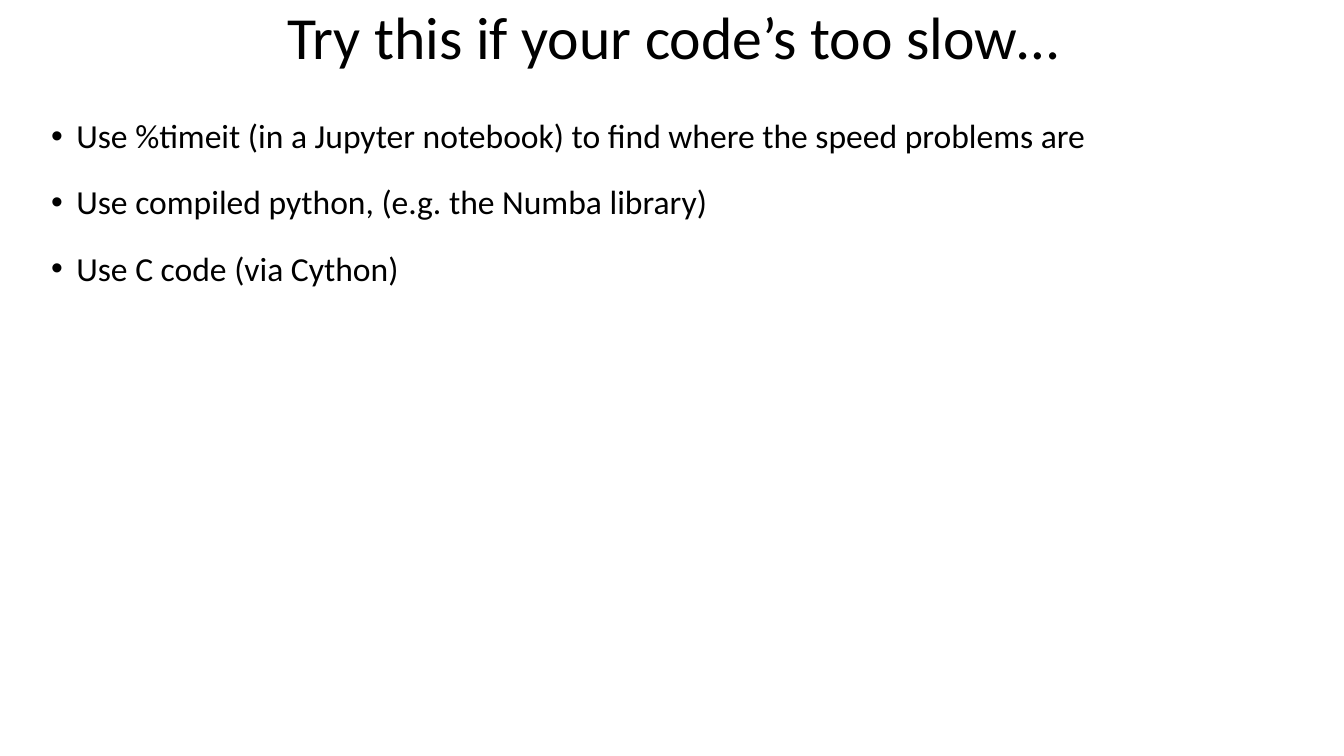
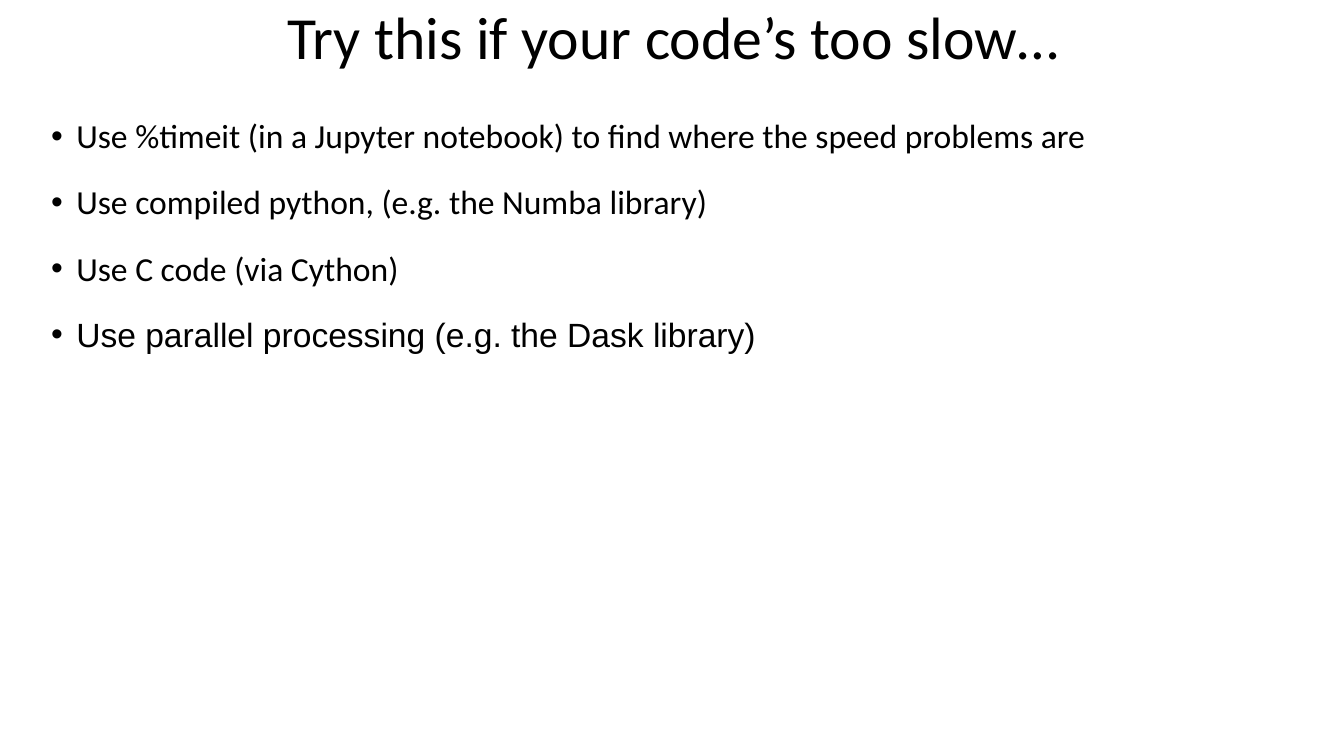
Before and after one commit to bodacea/datascienceforbeginners, a slide deck: slide 13 of Session 10 handling bigger data.pptx (slide 12 before the commit). Drawn at 1344x756 pixels with LibreOffice and Linux fonts; fonts in the diff are those of the drawing. Boxes give left, top, right and bottom in pixels: in the first picture for what was removed or moved away, otherwise in the second. Text is boxed around its words. In the diff, an @@ line names an element or a change of style, - is before the commit and + after.

```diff
--- a/Session 10 handling bigger data.pptx
+++ b/Session 10 handling bigger data.pptx
@@ text at (x1=76, y1=322, x2=756, y2=353): paragraph added @@
+• Use parallel processing (e.g. the Dask library)
```
Also in this commit, not shown: 2 other slides changed, 2 slides added, 1 slide removed.
